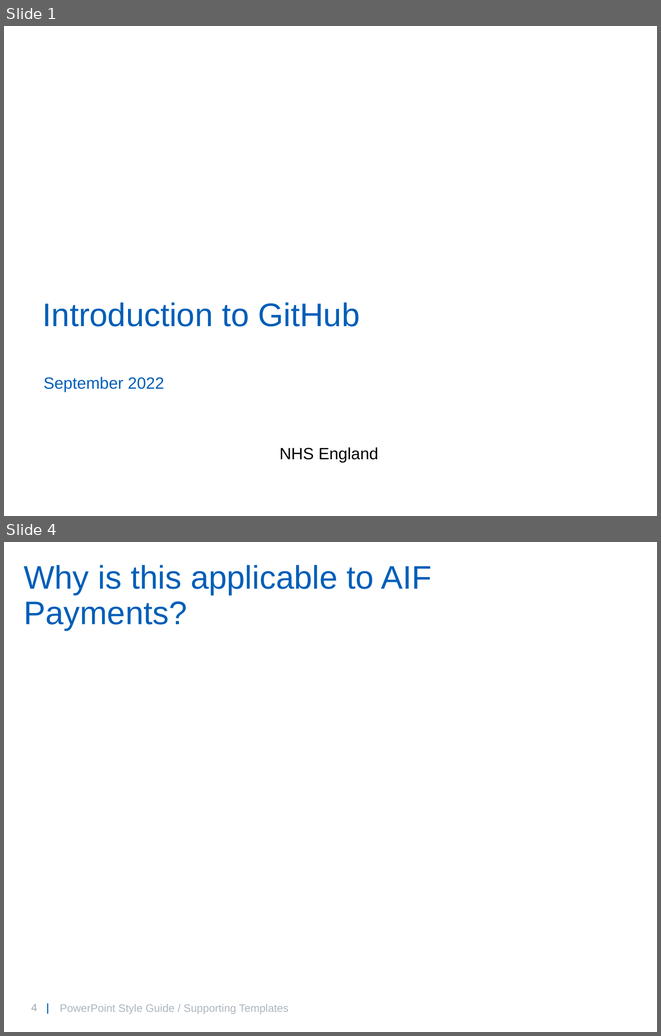
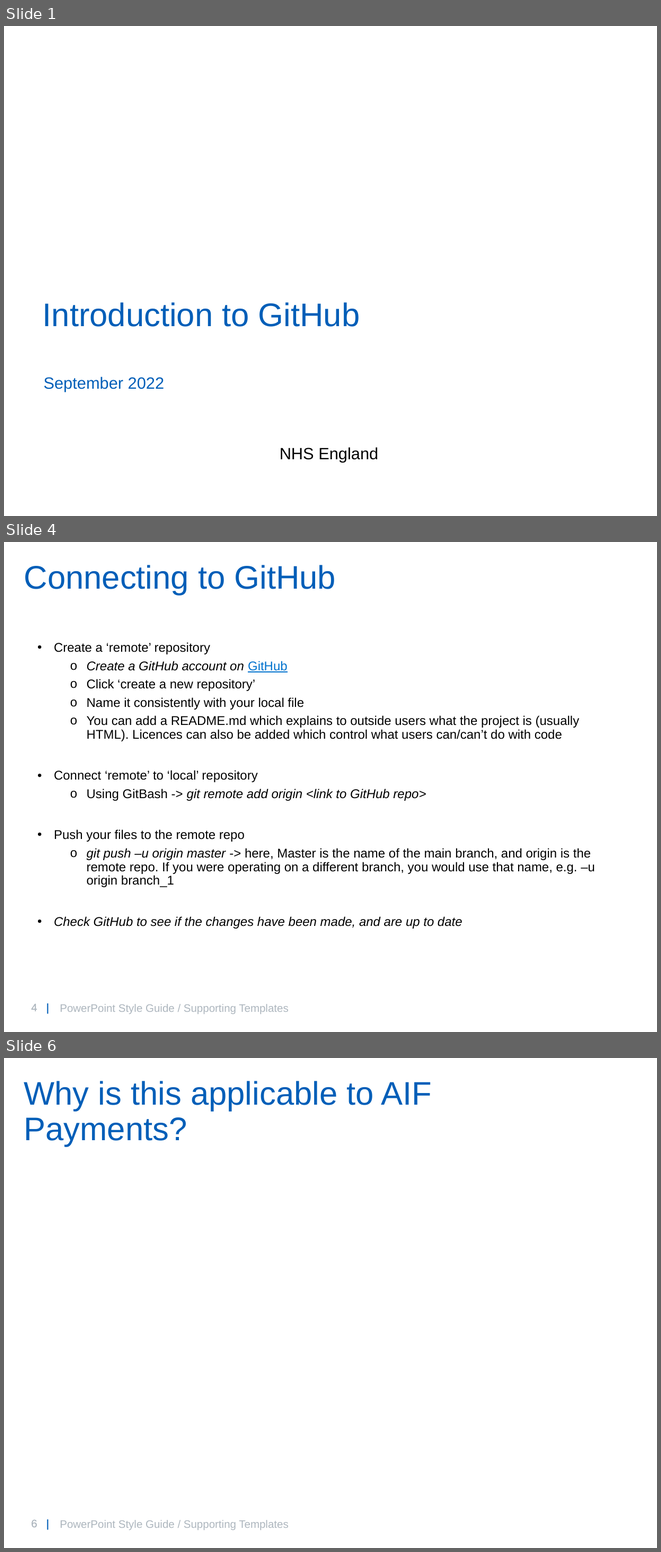
Before and after one commit to willbrooks2/Git_Introduction, a slide deck: GitIntro.pptx. Shown one above the other, each under a label of ours: slides 1 and 4 before the commit, slides 1, 4 and 6 after it; the slides between them are not shown. The pictures are 661x1036 and 661x1552 pixels, drawn with LibreOffice and Linux fonts; fonts in the diff are those of the drawing; background and template pictures are left out. Boxes give left, top, right and bottom in pixels: in the first picture for what was removed or moved away, otherwise in the second. Text is boxed around its words. In the diff, an @@ line names an element or a change of style, - is before the commit and + after.

```diff
--- a/GitIntro.pptx
+++ b/GitIntro.pptx
@@ slide 4 added at (x1=4, y1=542, x2=657, y2=1032), background #FFFFFF; not listed: 2 template elements that a slide beside it also shows @@
@@ title added at (x1=24, y1=565, x2=336, y2=595), 36 pt, text #005EB8 @@
+Connecting to GitHub
@@ text added at (x1=54, y1=642, x2=595, y2=928), 14 pt, text #000000 @@
+• Create a ‘remote’ repository
+  o Create a GitHub account on GitHub
+  o Click ‘create a new repository’
+  o Name it consistently with your local file
+  o You can add a README.md which explains to outside users what the project is (usually HTML). Licences can also be added which control what users can/can’t do with code
+• Connect ‘remote’ to ‘local’ repository
+  o Using GitBash -> git remote add origin <link to GitHub repo>
+• Push your files to the remote repo
+  o git push –u origin master -> here, Master is the name of the main branch, and origin is the remote repo. If you were operating on a different branch, you would use that name, e.g. –u origin branch_1
+• Check GitHub to see if the changes have been made, and are up to date
@@ text added at (x1=60, y1=1004, x2=288, y2=1014), 12 pt, text #ADB6BE @@
+PowerPoint Style Guide / Supporting Templates
@@ what was slide 4 is now slide 6 @@
@@ page number at (x1=25, y1=1513, x2=71, y2=1533): text changed @@
-4 |
+6 |
@@ page number at (x1=31, y1=1520, x2=37, y2=1527): text changed @@
-4 |
+6 |
```
Also in this commit, not shown: 2 slides changed, 1 other slide added.
